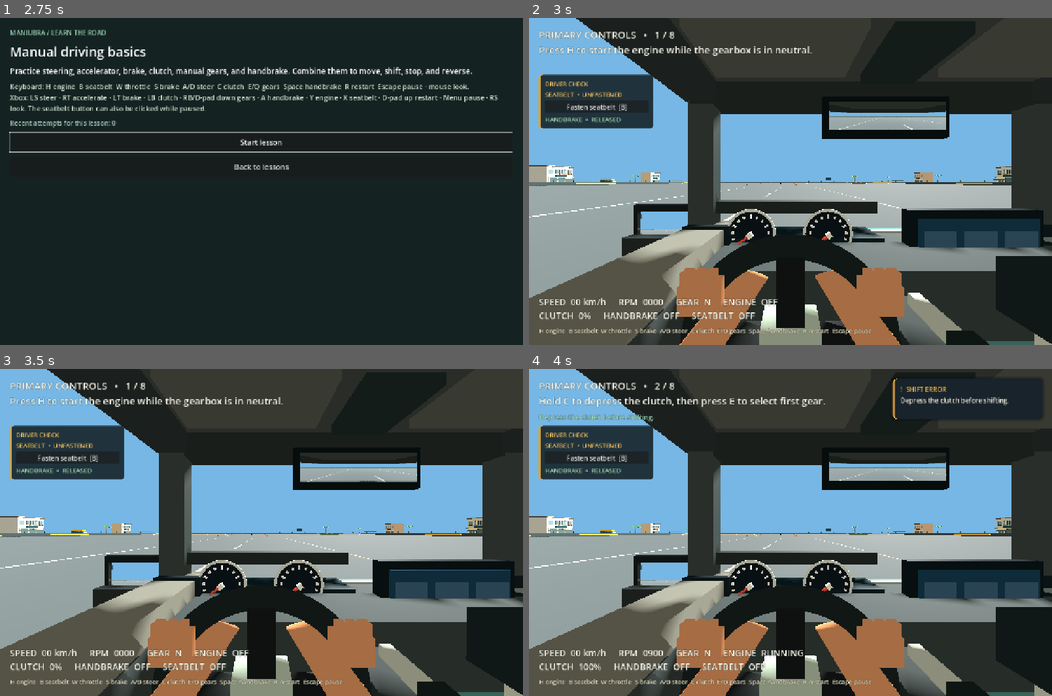
Above: before the commit, frames 1-4 (two rows, left to right).
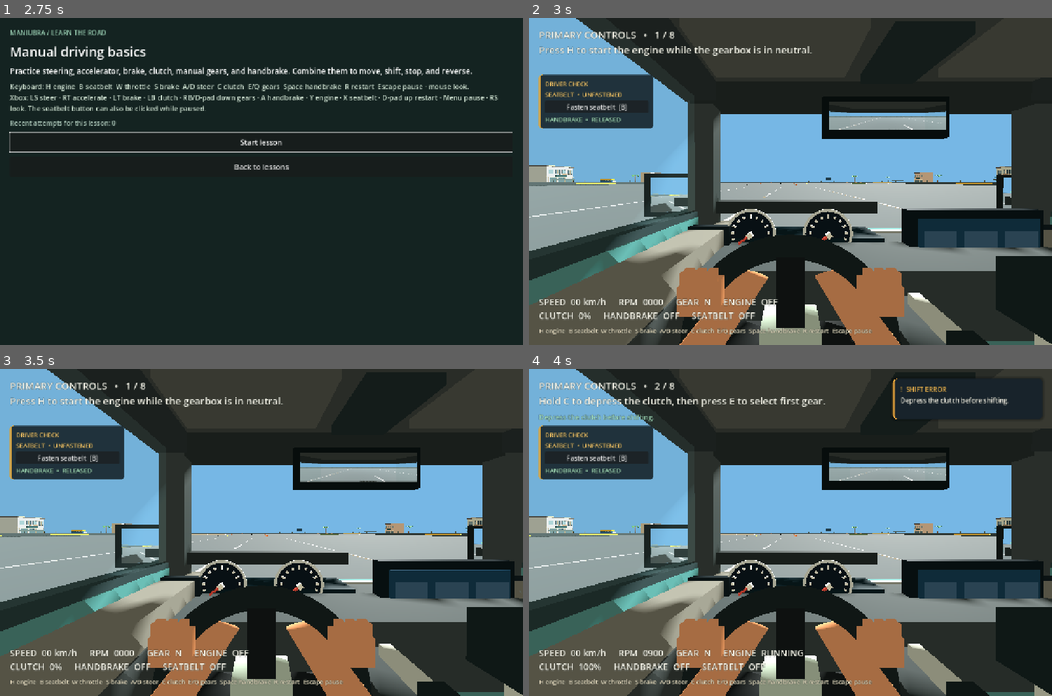
Above: after the commit, the same moments.

Repository: IamDalemark/maniubra-prototype
Game: Godot game, scene res://scenes/app.tscn
The game is run twice, just before and just after one commit, with the same random seed, the same clock (stepped at 60 frames per second) and the same inputs. Sound files missing from this copy of the repository are replaced by a short silence.
Inputs (mouse positions are in pixels of both pictures, inside the frame that each line leads up to):
- Up to frame 1 (2.75 s): click "Courses" at 0.5 s; click (135, 132) at 1.27 s; click (135, 129) at 2 s
- Up to frame 2 (3 s): click "Start lesson" at 2.75 s
- Up to frame 3 (3.5 s): no input
- Up to frame 4 (4 s): tap H (drive_ignition) at 3.5 s; move the mouse to (816, 532) at 3.52 s; hold E (drive_gear_up) from 3.53 s (still down); hold C (drive_clutch) from 3.53 s (still down); click (816, 532) at 3.67 s; tap Enter (ui_accept) at 3.77 s

Frame 1 is identical in both runs. In frame 2, 5.1% of the frame differs, in the area x 0-100%, y 36-88%; in frame 3, 5.1%; in frame 4, 5.1%.

Commit message:
Complete sedan passenger side and angle mirrors

Diff:
--- a/scripts/sedan.gd
+++ b/scripts/sedan.gd
@@ -61,7 +61,7 @@
 	_rear_camera.global_transform = global_transform * Transform3D(Basis.IDENTITY, Vector3(0, 1.76, -0.92))
 	for index in _side_cameras.size():
 		var side: float = -1.0 if index == 0 else 1.0
-		_side_cameras[index].global_transform = global_transform * Transform3D(Basis(Vector3.UP, -side * 0.72), Vector3(side * 1.0, 1.21, 0.69))
+		_side_cameras[index].global_transform = global_transform * Transform3D(Basis(Vector3.UP, -side * 0.72), Vector3(side * 1.18, 1.38, 0.80))
 	if not driving_enabled:
 		_update_hands(delta)
 
@@ -235,6 +235,19 @@
 		_box(self, Vector3(0.10, 1.1, 0.11), Vector3(x, 1.36, -1.04), Color("343e40"), 0.4)
 	_box(self, Vector3(1.76, 0.18, 0.15), Vector3(0, 1.91, 0.70), Color("222b2d"), 0.84)
 	_box(self, Vector3(1.74, 0.14, 0.13), Vector3(0, 1.90, -1.56), Color("252d30"), 0.84)
+	# Close the front and rear door shells below the side windows. Both sides
+	# share the same beltline, seams and handles, including the passenger side.
+	for side in [-1.0, 1.0]:
+		_box(self, Vector3(0.075, 0.48, 1.64), Vector3(side * 0.88, 1.04, -0.18), Color("467e80"), 0.32)
+		_box(self, Vector3(0.075, 0.48, 0.51), Vector3(side * 0.88, 1.04, -1.305), Color("467e80"), 0.32)
+		_box(self, Vector3(0.085, 0.035, 2.30), Vector3(side * 0.89, 1.29, -0.43), Color("25373b"), 0.6)
+		for z in [-1.56, -1.04, 0.65]:
+			_box(self, Vector3(0.09, 0.44, 0.016), Vector3(side * 0.91, 1.04, z), Color("28484c"), 0.7)
+		for z in [-1.27, -0.53]:
+			_box(self, Vector3(0.035, 0.042, 0.21), Vector3(side * 0.934, 1.17, z), Color("c4d0c9"), 0.35)
+		for window in [{"z": -0.18, "length": 1.50}, {"z": -1.30, "length": 0.43}]:
+			var pane := _box(self, Vector3(0.012, 0.56, window.length), Vector3(side * 0.84, 1.60, window.z), Color(0.47, 0.69, 0.76, 0.13), 0.08)
+			(pane.material_override as StandardMaterial3D).transparency = BaseMaterial3D.TRANSPARENCY_ALPHA
 
 
 func _build_cockpit() -> void:
@@ -261,8 +274,11 @@
 		for y in [1.12, 1.16, 1.20]:
 			_box(self, Vector3(0.16, 0.012, 0.05), Vector3(x, y, 0.52), Color("6b797e"), 0.5)
 	_box(self, Vector3(1.64, 0.025, 0.06), Vector3(0, 1.17, 0.77), Color("8e9694"), 0.34)
-	_box(self, Vector3(0.14, 0.35, 1.72), Vector3(0.80, 0.94, -0.12), Color("30383a"), 0.83)
-	_box(self, Vector3(0.18, 0.08, 1.74), Vector3(0.78, 1.20, -0.12), Color("686b66"), 0.66)
+	for side in [-1.0, 1.0]:
+		_box(self, Vector3(0.14, 0.35, 1.72), Vector3(side * 0.80, 0.94, -0.12), Color("30383a"), 0.83)
+		_box(self, Vector3(0.18, 0.08, 1.74), Vector3(side * 0.78, 1.20, -0.12), Color("686b66"), 0.66)
+		_box(self, Vector3(0.022, 0.10, 0.30), Vector3(side * 0.68, 1.08, -0.34), Color("1d282b"), 0.75)
+		_box(self, Vector3(0.03, 0.025, 0.16), Vector3(side * 0.66, 1.12, -0.34), Color("b8c3bc"), 0.35)
 	_box(self, Vector3(0.24, 0.18, 0.75), Vector3(0.08, 0.88, -0.03), Color("30393c"), 0.84)
 	for x in [-0.36, 0.43]:
 		_box(self, Vector3(0.44, 0.12, 0.52), Vector3(x, 0.69, -0.68), Color("74665a"), 0.88)
@@ -470,18 +486,24 @@
 		side_camera.current = true
 		_side_cameras.append(side_camera)
 		var side_x: float = float(side)
-		_box(self, Vector3(0.36, 0.24, 0.04), Vector3(side_x * 1.02, 1.21, 0.71), Color("171e20"), 0.3)
+		_box(self, Vector3(0.22, 0.045, 0.075), Vector3(side_x * 0.92, 1.34, 0.77), Color("252e31"), 0.72)
+		var housing := Node3D.new()
+		housing.name = "PassengerMirror" if side < 0.0 else "DriverMirror"
+		housing.position = Vector3(side_x * 0.99, 1.38, 0.78)
+		var eye := Vector3(0.40, 1.45, -0.40)
+		housing.rotation.y = atan2(eye.x - housing.position.x, eye.z - housing.position.z)
+		add_child(housing)
+		_box(housing, Vector3(0.36, 0.22, 0.055), Vector3.ZERO, Color("171e20"), 0.3)
 		var glass := MeshInstance3D.new()
 		var side_quad := QuadMesh.new()
 		side_quad.size = Vector2(0.30, 0.18)
 		glass.mesh = side_quad
-		glass.position = Vector3(side_x * 1.02, 1.21, 0.68)
-		glass.rotation.y = PI
+		glass.position = Vector3(0.0, 0.0, 0.032)
 		var glass_material := StandardMaterial3D.new()
 		glass_material.shading_mode = BaseMaterial3D.SHADING_MODE_UNSHADED
 		glass_material.albedo_texture = side_viewport.get_texture()
 		glass.material_override = glass_material
-		add_child(glass)
+		housing.add_child(glass)
 
 
 func _build_audio() -> void:
Binary file added: docs/screenshots/sedan_mirrors_forward.png
Not shown, added: docs/screenshots/sedan_mirrors_forward.png.import
Binary file added: docs/screenshots/sedan_passenger_cockpit.png
Not shown, added: docs/screenshots/sedan_passenger_cockpit.png.import
Binary file added: docs/screenshots/sedan_passenger_side.png
Not shown, added: docs/screenshots/sedan_passenger_side.png.import
Not shown, changed: README.md
Not shown, changed: assets/ASSET_REGISTER.md
Not shown, changed: docs/AGENT_IMPLEMENTATION.md
Not shown, changed: docs/ARCHITECTURE.md
